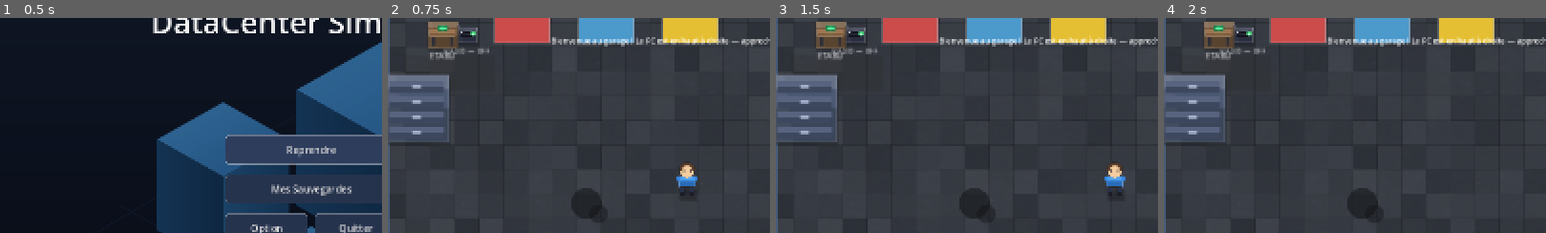
Above: before the commit, frames 1-4 (left to right).
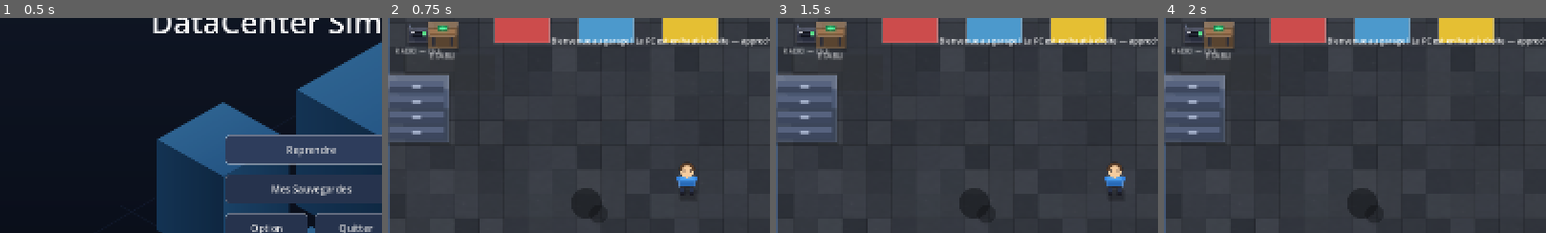
Above: after the commit, the same moments.

Repository: BlackAngelTVdev/DataCenter-Simulator
Game: Godot game, scene res://scenes/ui/menu.tscn
The game is run twice, just before and just after one commit, with the same random seed, the same clock (stepped at 60 frames per second) and the same inputs.
Inputs (mouse positions are % of the whole screen's width and height, from its top left):
- Up to frame 1 (0.5 s): no input
- Up to frame 2 (0.75 s): click "Reprendre" at 0.5 s
- Up to frame 3 (1.5 s): tap Enter at 1.25 s; move the mouse to (72, 45) at 1.27 s; hold D (move_right) from 1.28 s (still down); hold E (interact) from 1.28 s (still down); click (72, 45) at 1.42 s
- Up to frame 4 (2 s): keep holding D (move_right); keep holding E (interact)
The pictures show only the part of the screen within x 9-59%, y 10-60%; the shares and areas given below are measured in that part.

Frame 1 is identical in both runs. In frame 2, 0.7% of the frame differs, in the area x 2-27%, y 3-17%; in frame 3, 0.7%; in frame 4, 0.7%.

Commit message:
fix(garage): radio déplacée de l'autre côté de l'établi, contre le mur
_loc_radio_cell() passe de +1 case à -1 case : la radio se retrouve à
gauche de l'établi, collée au mur gauche (garage : (2,2), Data Hall :
(3,12)). Cases vérifiées libres (hors BLOCKED_CELLS, sans chevauchement).

Diff:
--- a/scripts/game/garage_scene.gd
+++ b/scripts/game/garage_scene.gd
@@ -189,8 +189,9 @@
 
 
 func _loc_radio_cell() -> Vector2i:
-	## La radio est posée à côté de l'établi (décalée d'une case).
-	return _loc_bench_cell() + Vector2i(1, 0)
+	## La radio est posée à côté de l'établi, de l'AUTRE côté (contre le mur) :
+	## à gauche de l'établi, collée au mur gauche du local.
+	return _loc_bench_cell() + Vector2i(-1, 0)
 
 
 func _loc_bowl_cell() -> Vector2i:
